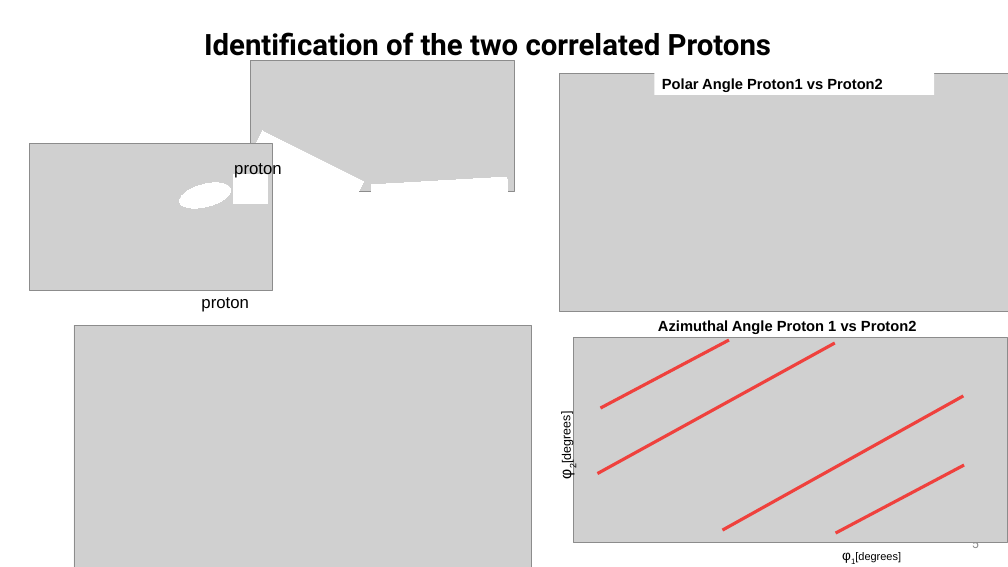
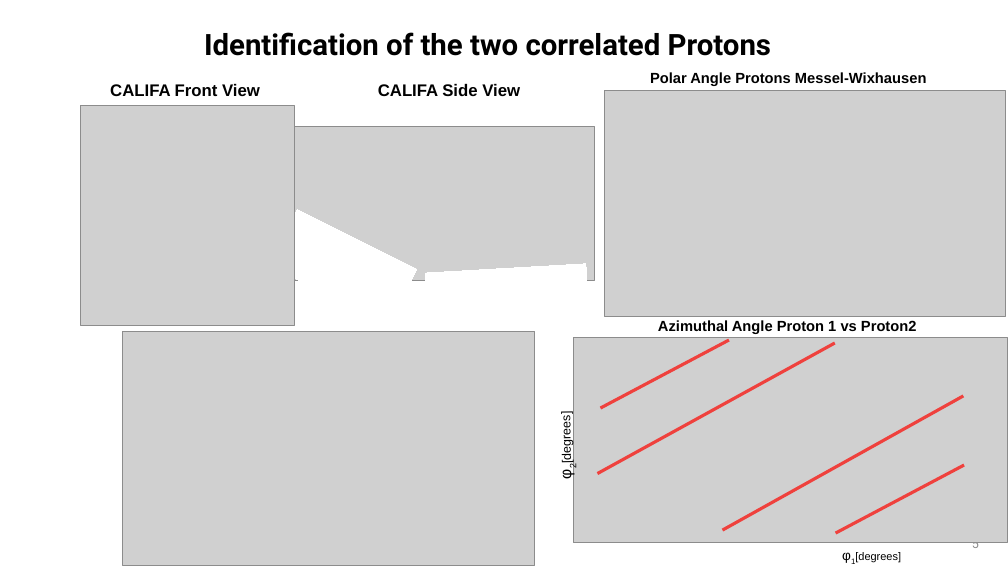
Before and after one commit to jenegger/r3bweek_2022, a slide deck: slide 5 of r3b_pres_2022.odp. Drawn at 1008x567 pixels with LibreOffice and Linux fonts; fonts in the diff are those of the drawing; grey boxes stand for pictures; background and template pictures are left out. Boxes give left, top, right and bottom in pixels: in the first picture for what was removed or moved away, otherwise in the second. Text is boxed around its words. In the diff, an @@ line names an element or a change of style, - is before the commit and + after.

```diff
--- a/r3b_pres_2022.odp
+++ b/r3b_pres_2022.odp
@@ text added at <box>110,84,260,96</box>, 16 pt, text #000000, bold @@
+CALIFA Front View
@@ text added at <box>378,84,520,96</box>, 16 pt, text #000000, bold @@
+CALIFA Side View
@@ rectangle "Polar Angle Protons Messel-Wixhausen": place and size @@
-rectangle "Polar Angle Protons Messel-Wixhausen" at <box>655,71,935,95</box>
+rectangle "Polar Angle Protons Messel-Wixhausen" at <box>643,65,960,92</box>
@@ text in rectangle at <box>650,72,927,86</box>: text changed @@
-Polar Angle Proton1 vs Proton2
+Polar Angle Protons Messel-Wixhausen
@@ picture: place and size @@
-picture at <box>29,144,272,290</box>
+picture at <box>80,106,295,325</box>
@@ picture: place and size @@
-picture at <box>560,73,1008,312</box>
+picture at <box>605,91,1006,317</box>
@@ picture: place and size @@
-picture at <box>250,60,514,191</box>
+picture at <box>283,126,594,281</box>
@@ rectangle: place and size @@
-rectangle at <box>238,131,364,229</box>
+rectangle at <box>269,209,417,325</box>
@@ rectangle: place and size @@
-rectangle at <box>371,177,508,200</box>
+rectangle at <box>425,264,587,291</box>
@@ group removed at <box>52,161,281,312</box>: 2 rectangles, 2 texts, 1 ellipse @@
-proton
-proton
@@ picture: place and size @@
-picture at <box>74,325,532,567</box>
+picture at <box>123,331,535,566</box>
```
Also in this commit, not shown: 2 other slides changed, 4 other files.
